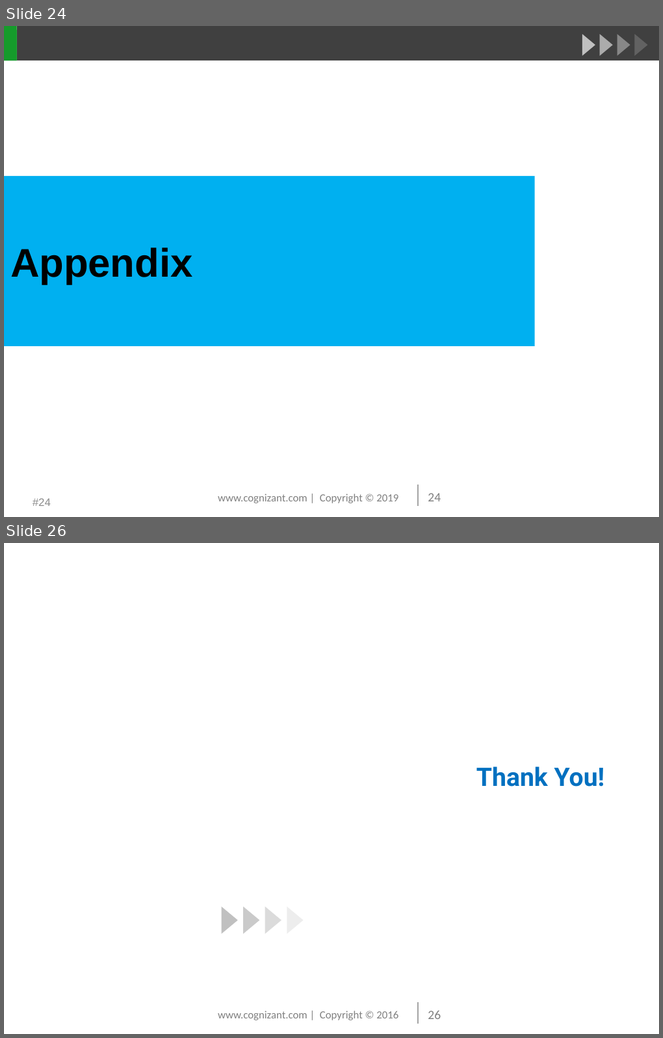
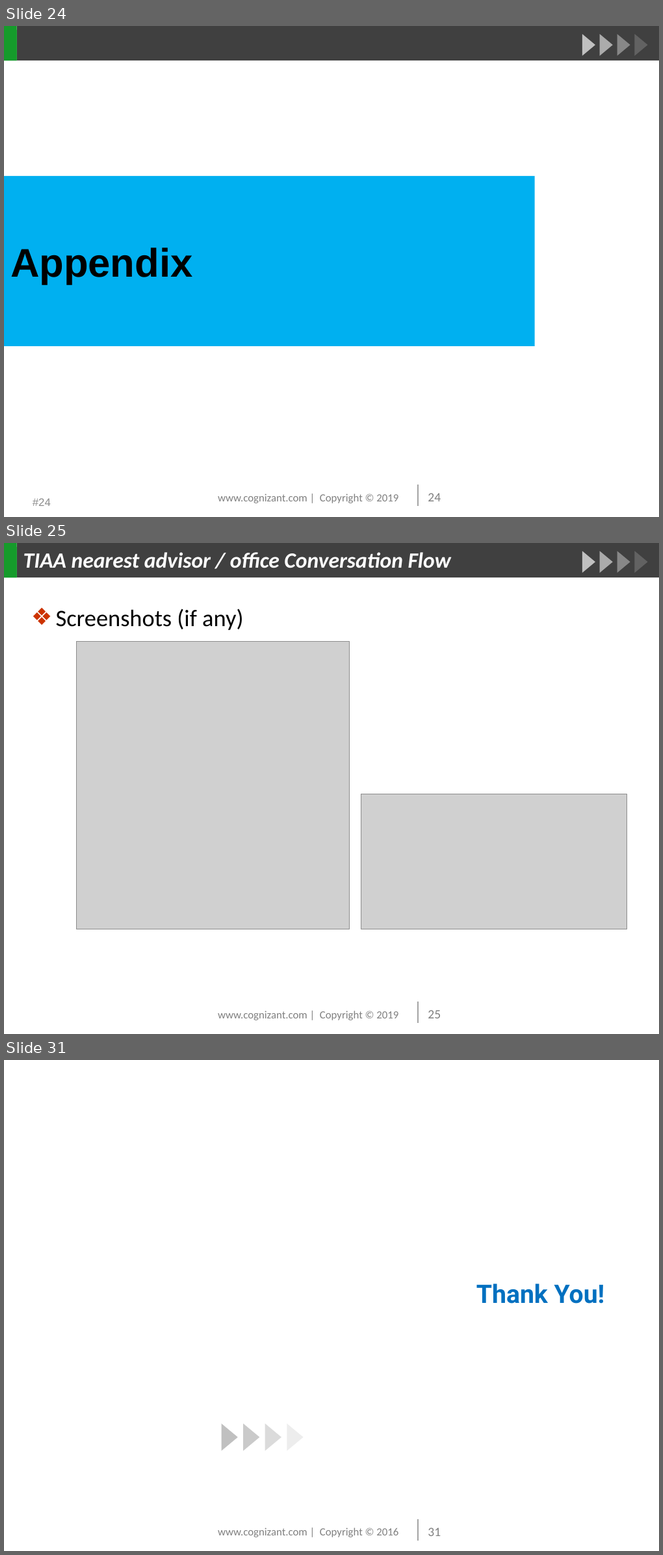
Before and after one commit to beulahmercy/myreact-quiz, a slide deck: TIAA Alexa Skill-PMR July 2019.pptx. Shown one above the other, each under a label of ours: slides 24 and 26 before the commit, slides 24, 25 and 31 after it; the slides between them are not shown. The pictures are 663x1038 and 663x1555 pixels, drawn with LibreOffice and Linux fonts; fonts in the diff are those of the drawing; grey boxes stand for pictures; background and template pictures are left out. Boxes give left, top, right and bottom in pixels: in the first picture for what was removed or moved away, otherwise in the second. Text is boxed around its words. In the diff, an @@ line names an element or a change of style, - is before the commit and + after.

```diff
--- a/TIAA Alexa Skill-PMR July 2019.pptx
+++ b/TIAA Alexa Skill-PMR July 2019.pptx
@@ slide 25 added at bbox=[4, 543, 659, 1034], background picture (left out); not listed: 15 template elements that a slide beside it also shows @@
@@ title added at bbox=[24, 552, 451, 568], 24 pt, text #FFFFFF, bold, italic @@
+TIAA nearest advisor / office Conversation Flow
@@ text added at bbox=[56, 609, 243, 630], 26 pt, text #000000 @@
+❖ Screenshots (if any)
@@ picture added at bbox=[77, 641, 350, 930] @@
@@ picture added at bbox=[361, 794, 627, 929] @@
@@ what was slide 26 is now slide 31 @@
@@ page number at bbox=[428, 1528, 441, 1536]: text changed @@
-26
+31
```
Also in this commit, not shown: 3 slides changed, 4 other slides added.
